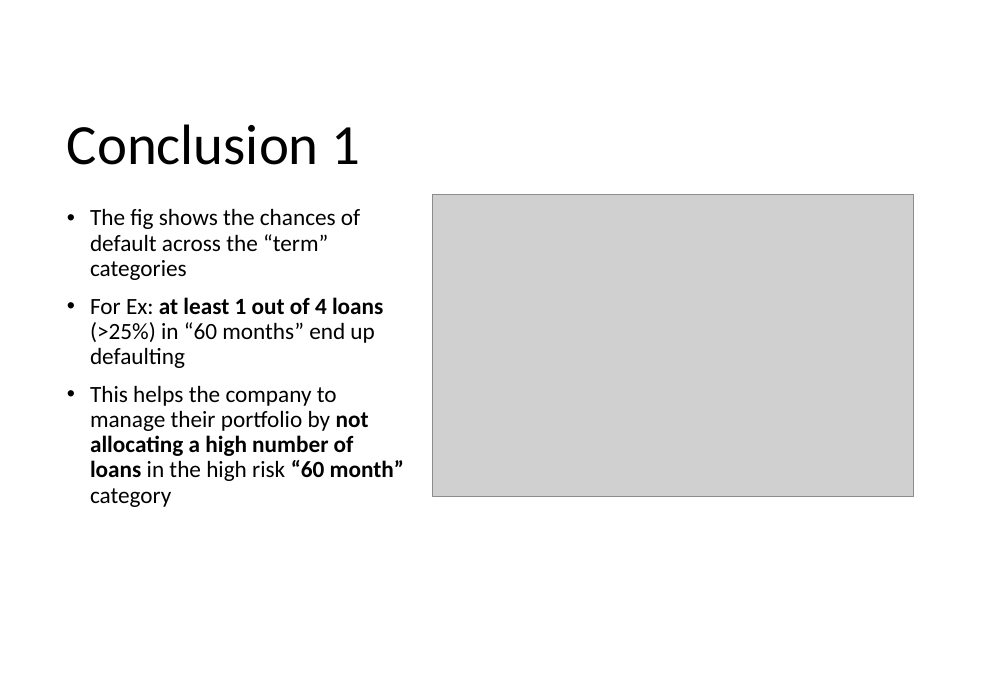
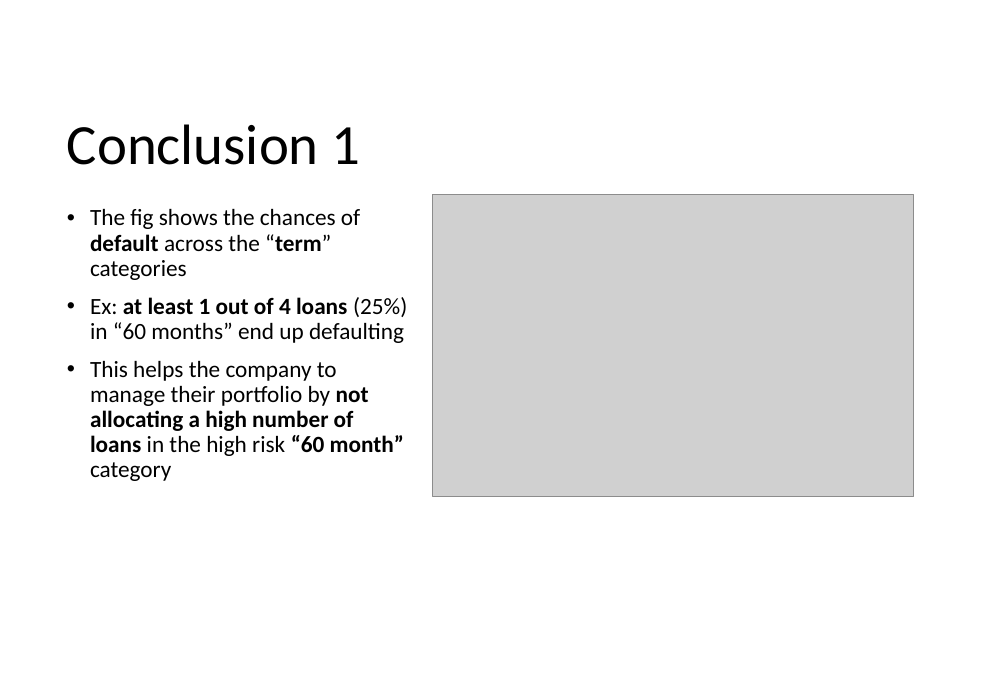
Before and after one commit to krishnajiraoh/upGrad_lending_club_case_study, a slide deck: slide 1 of Insights.pptx. Drawn at 1008x698 pixels with LibreOffice and Linux fonts; fonts in the diff are those of the drawing; grey boxes stand for pictures. Boxes give left, top, right and bottom in pixels: in the first picture for what was removed or moved away, otherwise in the second. Text is boxed around its words. In the diff, an @@ line names an element or a change of style, - is before the commit and + after.

```diff
--- a/Insights.pptx
+++ b/Insights.pptx
@@ text at [90, 209, 360, 280]: bold on in "default “term”" @@
@@ text at [90, 297, 407, 343]: text changed @@
-• For Ex: at least 1 out of 4 loans (>25%) in “60 months” end up defaulting
+• Ex: at least 1 out of 4 loans (25%) in “60 months” end up defaulting
```
Also in this commit, not shown: 8 other slides changed.
